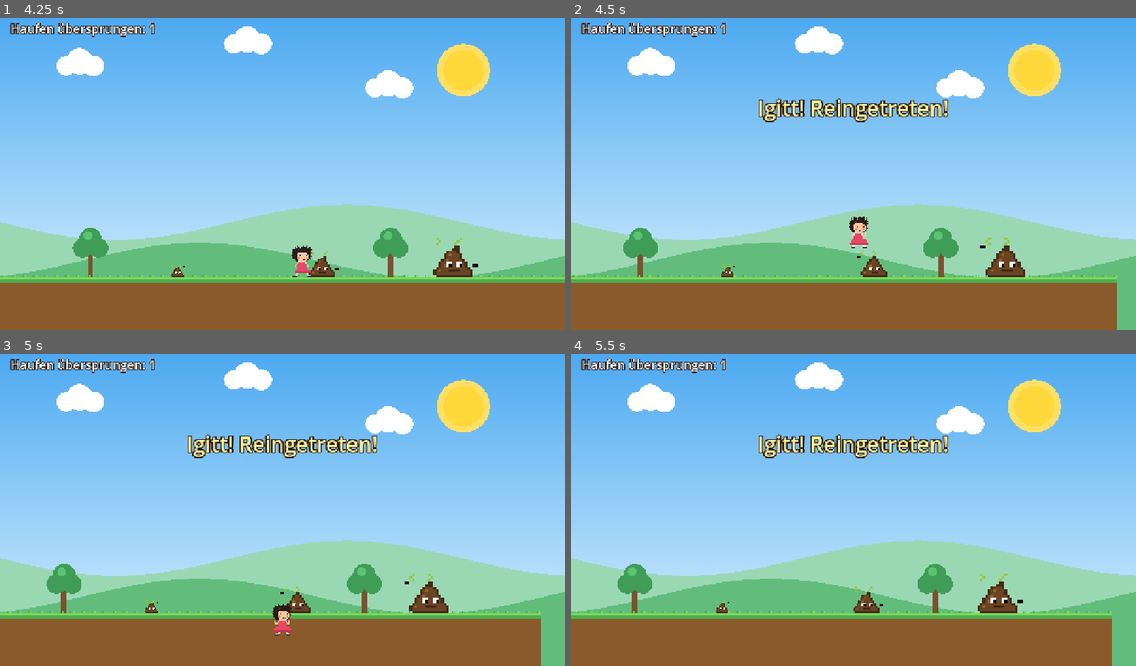
Above: before the commit, frames 1-4 (two rows, left to right).
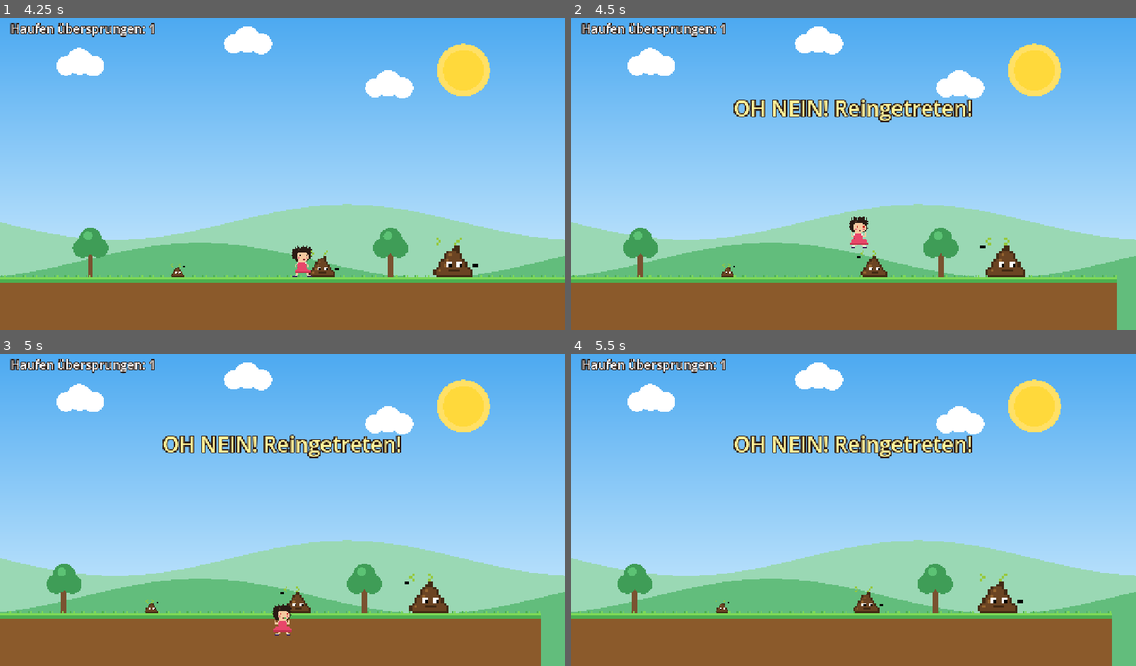
Above: after the commit, the same moments.

Repository: DaStra3003/LV_Game_XR_Design_Poorun_DavidStrauss
Game: Godot game, scene res://scenes/main.tscn
Same seed, same stepped clock (60 frames per second), same inputs: the game is played once before the commit and once after it. Sound files missing from this copy of the repository are replaced by a short silence.
Inputs:
- Up to frame 1 (4.25 s): tap Enter (ui_accept) at 0.5 s; hold D (move_right) 0.53-2.03 s; tap Space (jump) at 0.6, 0.77, 1.07, 1.35, 1.52, 1.82, 2.1, 2.85, 3.02, 3.32, 3.6, 3.77, 4.07 s; hold A (move_left) 2.03-2.78 s; hold D (move_right) from 2.78 s (still down)
- Up to frame 2 (4.5 s): release D (move_right) at 4.28 s; hold A (move_left) from 4.28 s (still down); tap Space (jump) at 4.35 s
- Up to frame 3 (5 s): keep holding A (move_left); tap Space (jump) at 4.52, 4.82 s
- Up to frame 4 (5.5 s): release A (move_left) at 5.03 s; hold D (move_right) from 5.03 s (still down); tap Space (jump) at 5.1 s

Frame 1 is identical in both runs. In frame 2, 1.9% of the frame differs, in the area x 28-71%, y 25-34%; in frame 3, 1.9%; in frame 4, 1.9%.

Commit message:
change text

Diff:
--- a/scripts/main.gd
+++ b/scripts/main.gd
@@ -43,8 +43,11 @@
 	score_label.text = "Haufen übersprungen: " + str(score)
 
 
-func _on_player_died():
-	message_label.text = "Igitt! Reingetreten!"
+func _on_player_died(reason):
+	if reason == "fall":
+		message_label.text = "HILFE! Game Over"
+	else:
+		message_label.text = "OH NEIN! Reingetreten!"
 	await get_tree().create_timer(1.5).timeout
 	# Alles zuruecksetzen
 	score = 0
--- a/scripts/player.gd
+++ b/scripts/player.gd
@@ -3,7 +3,7 @@
 # Die Grafik ist ein Spritesheet (assets/girl.png) mit 6 Bildern nebeneinander:
 # 0 = stehen, 1-3 = laufen, 4 = springen, 5 = getroffen
 
-signal died  # wird ausgeloest, wenn die Figur stirbt
+signal died(reason)  # wird ausgeloest, wenn die Figur stirbt; reason = "poop" oder "fall"
 
 const SPEED = 300.0          # Laufgeschwindigkeit
 const JUMP_FORCE = -760.0    # negativ = nach oben (Sprunghoehe ca. 180 Pixel)
@@ -49,7 +49,7 @@
 
 	# In ein Loch gefallen?
 	if position.y > FALL_LIMIT:
-		die()
+		die("fall")
 
 
 func update_animation(direction, delta):
@@ -71,13 +71,13 @@
 		run_time = 0.0
 
 
-func die():
+func die(reason = "poop"):
 	if not alive:
 		return
 	alive = false
 	sprite.frame = 5
 	velocity = Vector2(0, -500)  # kleiner Huepfer nach oben, dann faellt sie raus
-	died.emit()
+	died.emit(reason)
 
 
 func respawn(start_position):
--- a/scripts/poop.gd
+++ b/scripts/poop.gd
@@ -37,7 +37,7 @@
 
 func _on_body_entered(body):
 	if body.is_in_group("player"):
-		body.die()
+		body.die("poop")
 
 
 func reset():
Not shown, changed: docs/Projektdokumentation.md
